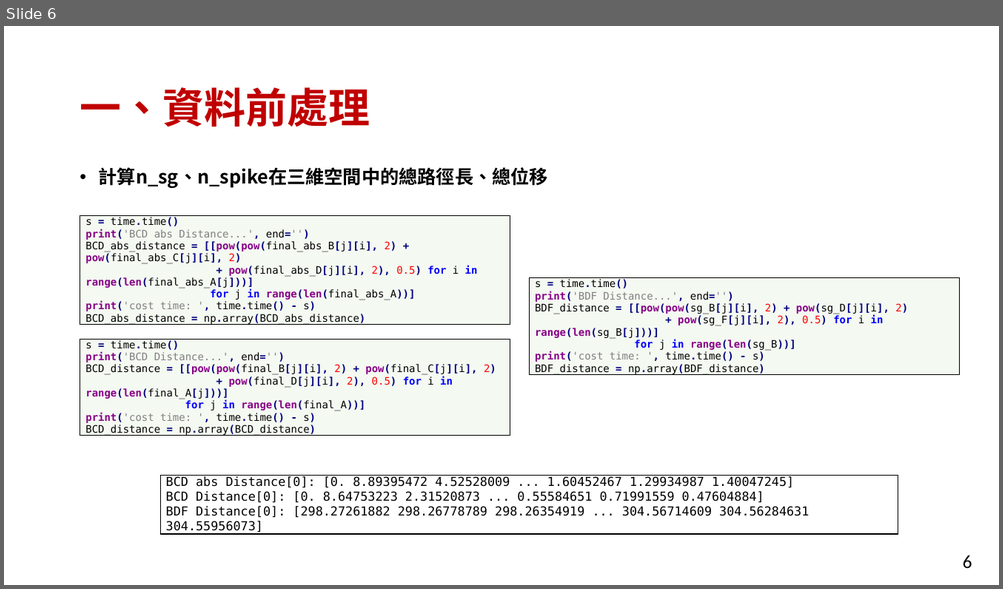
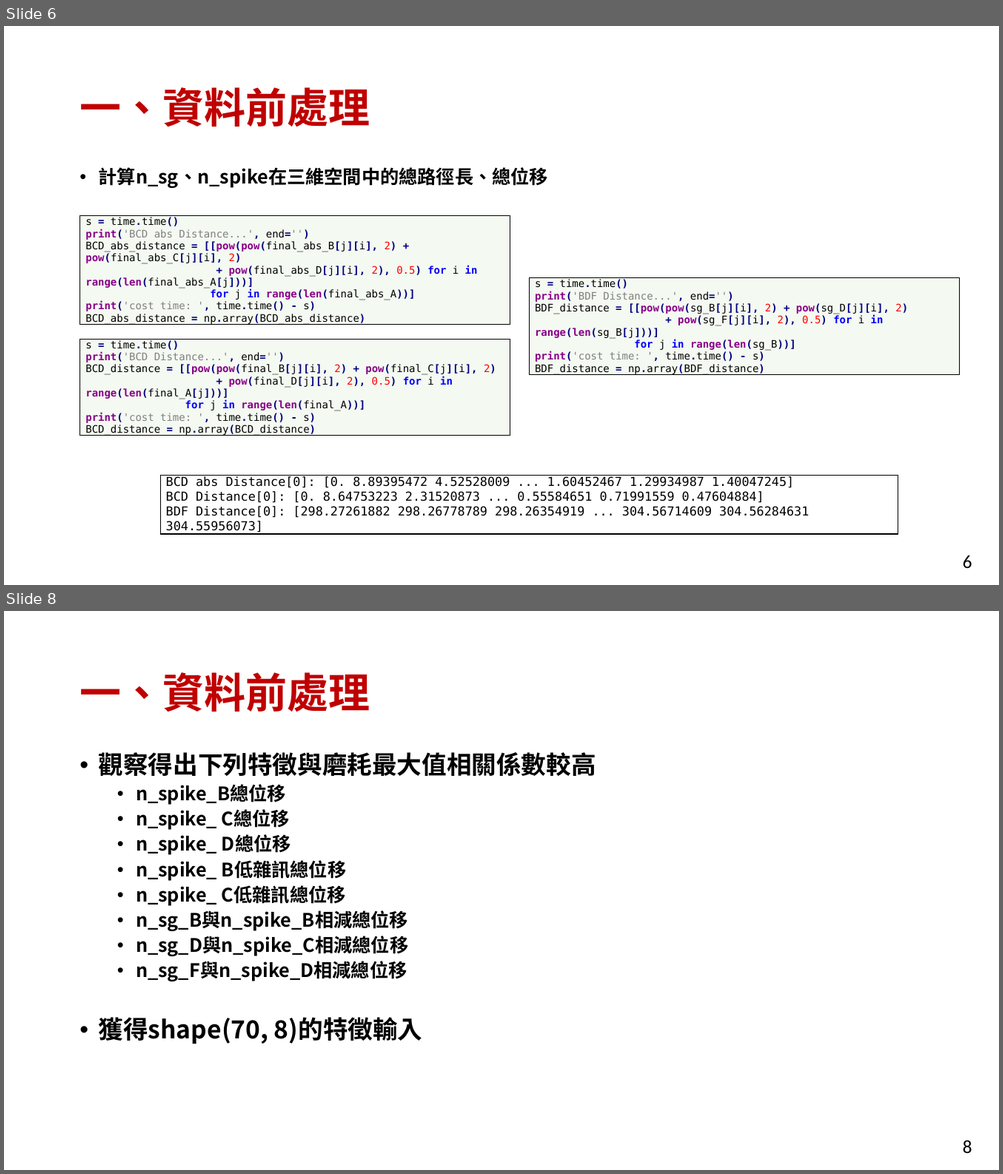
Before and after one commit to FuJasmine/imbd2022final, a slide deck: 111052_projectB_report.pptx. Shown one above the other, each under a label of ours: slide 6 before the commit, slides 6 and 8 after it; the slides between them are not shown. The pictures are 1003x589 and 1003x1174 pixels, drawn with LibreOffice and Linux fonts; fonts in the diff are those of the drawing. Boxes give left, top, right and bottom in pixels: in the first picture for what was removed or moved away, otherwise in the second. Text is boxed around its words. In the diff, an @@ line names an element or a change of style, - is before the commit and + after.

```diff
--- a/111052_projectB_report.pptx
+++ b/111052_projectB_report.pptx
@@ slide 8 added at <box>4,611,999,1170</box>, background #FFFFFF; not listed: 1 template element that a slide beside it also shows @@
@@ title added at <box>79,672,370,712</box>, 40 pt, text #C00000, bold @@
+一、資料前處理
@@ text added at <box>99,752,596,1045</box>, 18 pt, text #000000, bold @@
+• 觀察得出下列特徵與磨耗最大值相關係數較高
+  • n_spike_B總位移
+  • n_spike_ C總位移
+  • n_spike_ D總位移
+  • n_spike_ B低雜訊總位移
+  • n_spike_ C低雜訊總位移
+  • n_sg_B與n_spike_B相減總位移
+  • n_sg_D與n_spike_C相減總位移
+  • n_sg_F與n_spike_D相減總位移
+• 獲得shape(70, 8)的特徵輸入
```
Also in this commit, not shown: 2 slides changed, 1 other slide added, 1 slide removed, 10 other files.
